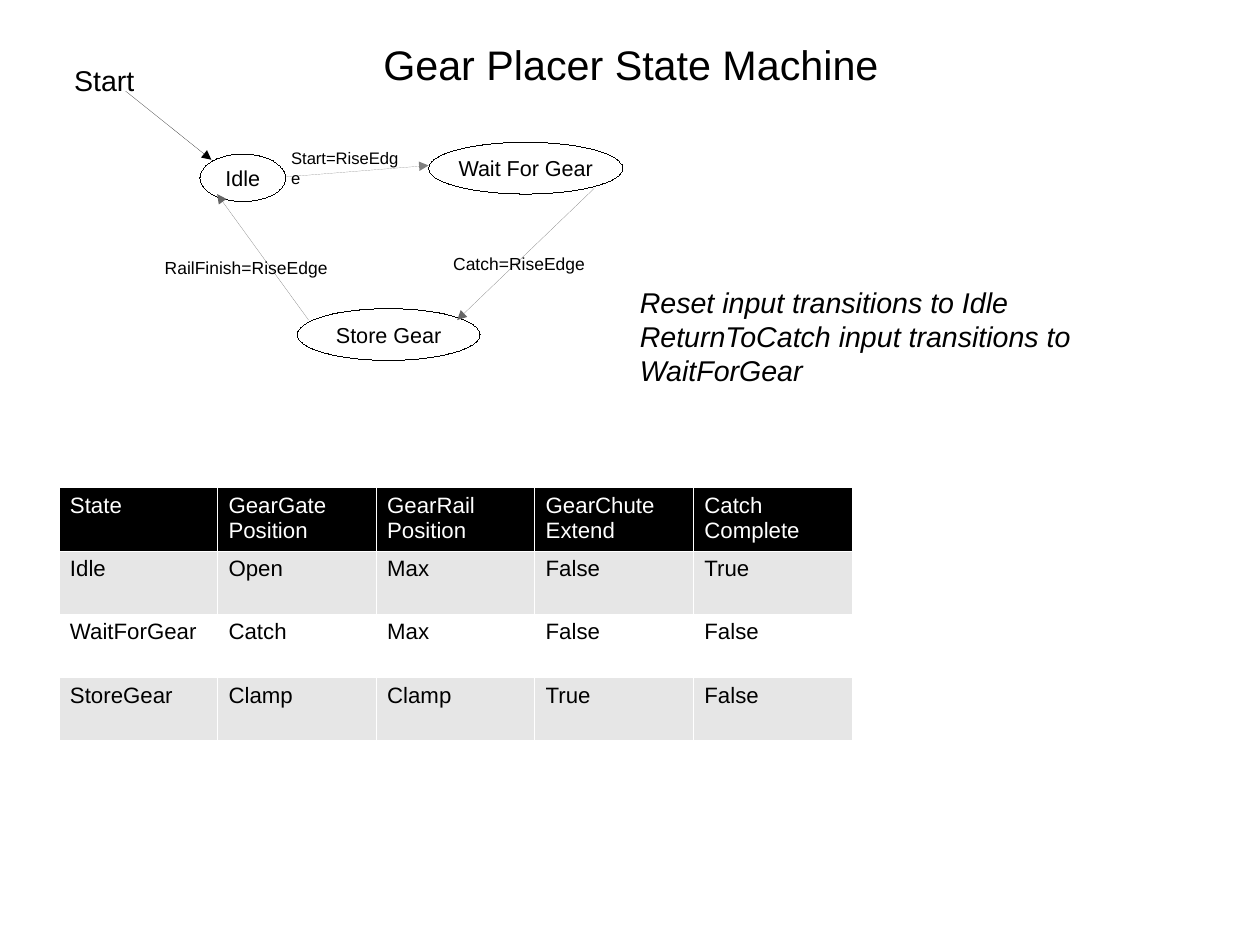
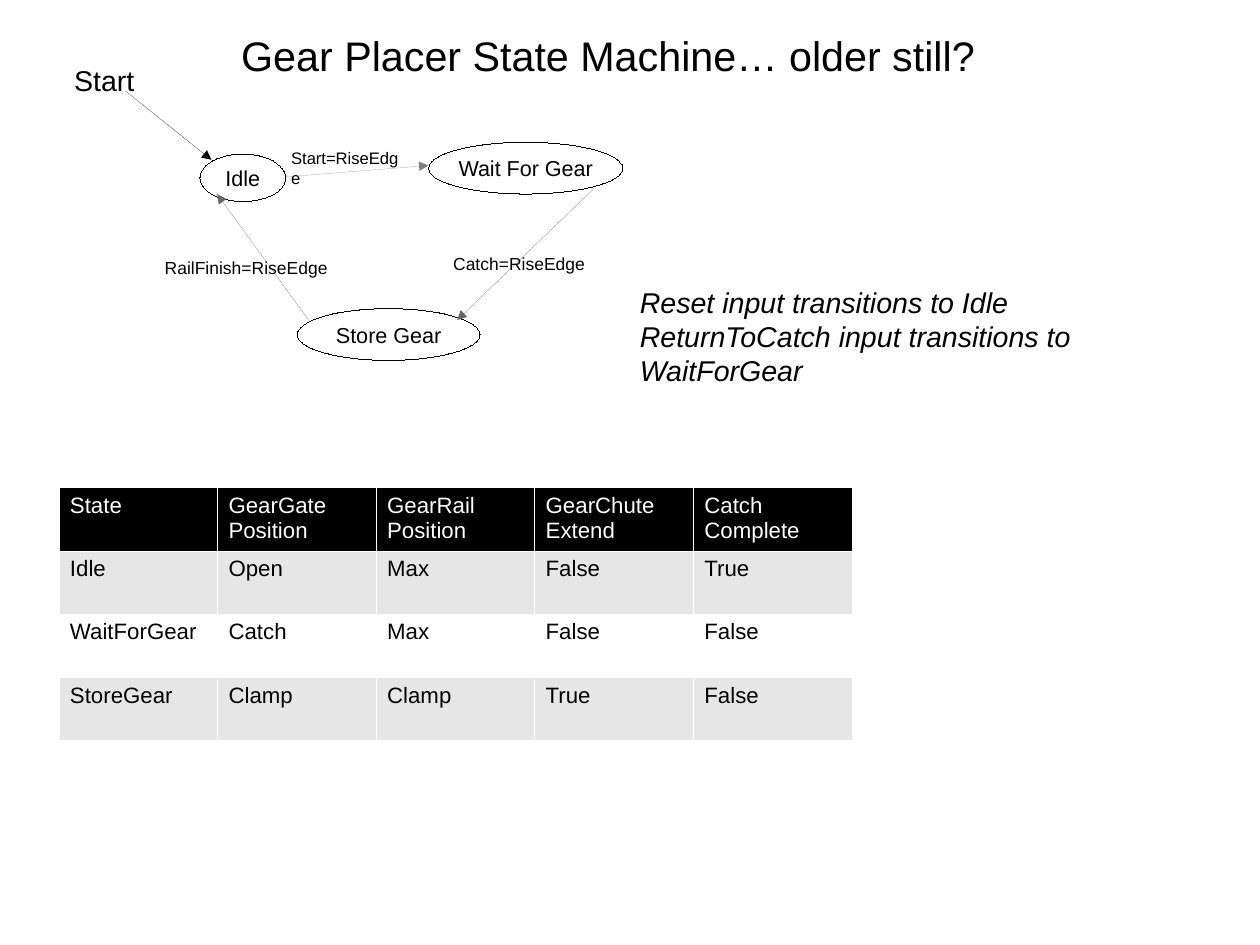
Before and after one commit to FRC1756-Argos/2017-Robot, a slide deck: slide 4 of Doc/StateMachines.pptx (slide 2 before the commit). Drawn at 1260x945 pixels with LibreOffice and Linux fonts; fonts in the diff are those of the drawing. Boxes give left, top, right and bottom in pixels: in the first picture for what was removed or moved away, otherwise in the second. Text is boxed around its words. In the diff, an @@ line names an element or a change of style, - is before the commit and + after.

Commit message:
Add files via upload
Added state machine handling for Midwest Regional changes to gear placer.

```diff
--- a/Doc/StateMachines.pptx
+++ b/Doc/StateMachines.pptx
@@ text at <box>241,41,975,72</box>: text changed @@
-Gear Placer State Machine
+Gear Placer State Machine… older still?
```
Also in this commit, not shown: 1 other slide changed, 2 slides added.
